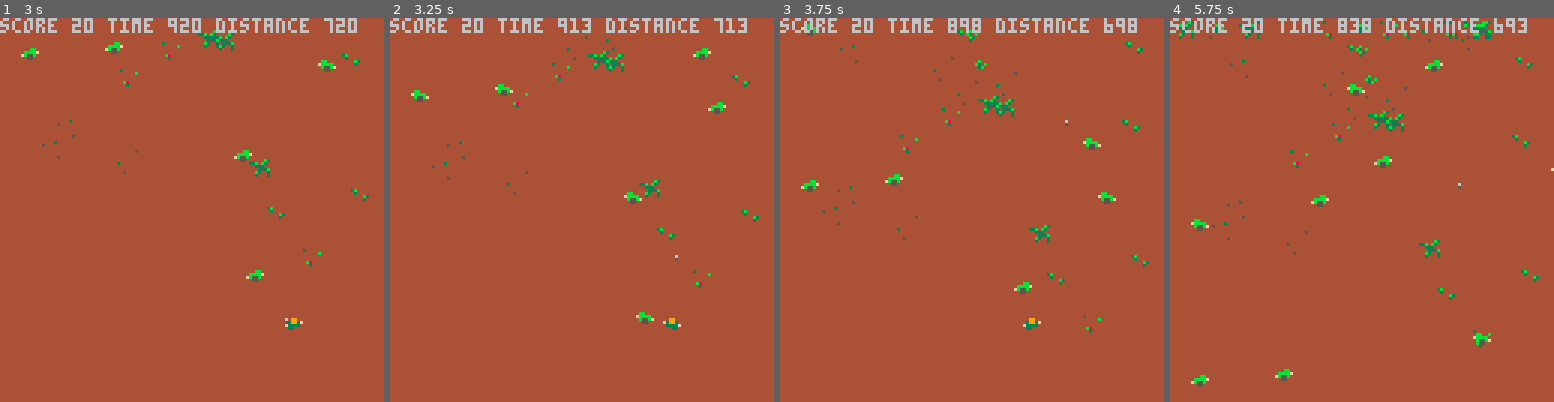
Above: before the commit, frames 1-4 (left to right).
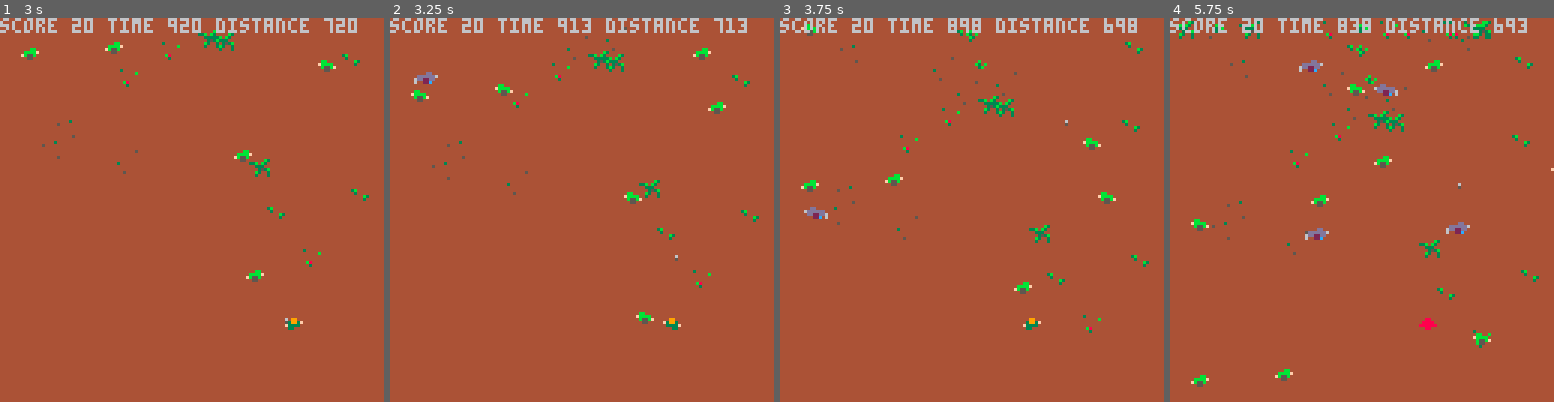
Above: after the commit, the same moments.

Repository: pond823/GetToTheChopper
Game: PICO-8 cartridge gettothechopper.p8
The game is run twice, just before and just after one commit, with the same random seed, the same clock (stepped at 60 frames per second) and the same inputs.
Inputs:
- Up to frame 1 (3 s): tap X (X key) at 0.33, 1.07, 1.85, 2.97 s; hold Right 1.6-2.1 s; hold Right from 2.47 s (still down)
- Up to frame 2 (3.25 s): release Right at 3.03 s; hold Left from 3.08 s (still down)
- Up to frame 3 (3.75 s): release Left at 3.58 s
- Up to frame 4 (5.75 s): hold Right 4.02-4.68 s; tap X (X key) at 4.08, 5.2 s; hold Left 5.08-5.68 s

Frame 1 is identical in both runs. In frame 2, 0.1% of the frame differs, in the area x 6-13%, y 14-18%; in frame 3, 0.1%; in frame 4, 0.6%, in the area x 33-79%, y 10-82%.

Commit message:
Predators added, delete bad guys from sprite list

Diff:
--- a/gettothechopper.p8
+++ b/gettothechopper.p8
@@ -19,6 +19,7 @@
 bullets = {}
 terrain = {}
 bad_guys = {}
+predators = {}
 
 function _init()
 
@@ -56,6 +57,7 @@
   foreach(bullets, update_bullet)
   foreach(terrain, scroll_terrain)
   foreach(bad_guys, scroll_bad_guy)
+  foreach(predators, scroll_predator)
 
   knock_down_check()
   bullets_collide()
@@ -70,6 +72,7 @@
 
   add_random_terrain()
   add_random_bad_guy()
+  add_random_predator()
 end
 
 function update_bullet(bullet)
@@ -81,7 +84,7 @@
 function shoot_gun()
   bullet = new_sprite(player.sprite.x, player.sprite.y,1,{16, 16},1,0,0,1,2)
   add(bullets,bullet)
-  log("Shoot_gun "..count(bullets).."-"..bullet.x.."/"..bullet.y)
+  log("shoot_gun "..count(bullets).."-"..bullet.x.."/"..bullet.y)
 end
 
 function add_random_terrain()
@@ -96,22 +99,42 @@
 
 function scroll_terrain(item)
   item.y+=game.scroll
-  if (item.y >128) del(terrain,item)
+  if (item.y >128) then
+    del(terrain,item)
+    del(sprites,item)
+  end
 end
 
 function add_random_bad_guy()
   type = flr(rnd(15))
-
   if (type == 1) then
     b = new_sprite(flr(rnd(128)),0,5,{3,4},1,0,0, 6, 4)
     add(bad_guys,b)
-
   end
 end
 
 function scroll_bad_guy(item)
   item.y+=game.scroll+1
-  if (item.y >128) del(bad_guys,item)
+  if (item.y >128) then
+    del(bad_guys,item)
+    del(sprites,item)
+  end
+end
+
+function add_random_predator()
+  type = flr(rnd(40))
+  if (type == 1) then
+    p = new_sprite(flr(rnd(128)),0,5,{32,33},1,0,0, 8, 4)
+    add(predators,p)
+  end
+end
+
+function scroll_predator(item)
+  item.y+=game.scroll+2
+  if (item.y >128) then
+    del(predators,item)
+    del(sprites,item)
+  end
 end
 
 function bullets_collide()
@@ -142,6 +165,16 @@
           game.get_up_timer = 30
           del(sprites,player.sprite)
           player.sprite = new_sprite(player.sprite.x,100,5,{5,6},1,0,0,6,4)
+        end
+      end
+    end
+  for _,predator in pairs(predators) do
+    if (player.sprite != nil and predator != nil) then
+      if (collison(player.sprite, predator)) then
+          game.scroll = 0
+          game.get_up_timer = 40
+          del(sprites,player.sprite)
+          player.sprite = new_sprite(player.sprite.x,100,3,{5,6},1,0,0,6,4)
         end
       end
     end
@@ -268,26 +301,26 @@
 
 
 __gfx__
-0000000000990000009900000bb00000000bb0000099000000000000000000000000000000000000000000000000000000000000000000000000000000000000
-0000000003993f00f3993000fbbbb0000bbbbf000399300000000000000000000000000000000000000000000000000000000000000000000000000000000000
-00700700f333300003333f000b55bf00fb55b000f3333f0000000000000000000000000000000000000000000000000000000000000000000000000000000000
-00077000033000000003300000550000005500000033000000000000000000000000000000000000000000000000000000000000000000000000000000000000
+0000000000990000009900000bb00000000bb0000099000000880000000000000000000000000000000000000000000000000000000000000000000000000000
+0000000003993f00f3993000fbbbb0000bbbbf000399300008888000000000000000000000000000000000000000000000000000000000000000000000000000
+00700700f333300003333f000b55bf00fb55b000f3333f0088888800000000000000000000000000000000000000000000000000000000000000000000000000
+00077000033000000003300000550000005500000033000000880000000000000000000000000000000000000000000000000000000000000000000000000000
 00077000000000000000000000000000000000000000000000000000000000000000000000000000000000000000000000000000000000000000000000000000
 00700700000000000000000000000000000000000000000000000000000000000000000000000000000000000000000000000000000000000000000000000000
 00000000000000000000000000000000000000000000000000000000000000000000000000000000000000000000000000000000000000000000000000000000
 00000000000000000000000000000000000000000000000000000000000000000000000000000000000000000000000000000000000000000000000000000000
 60000000000000000000000000000000000000000000000000000000000000000000000000000000000000000000000000000000000000000000000000000000
 50000000000000000000000000000000000000000000000000000000000000000000000000000000000000000000000000000000000000000000000000000000
-00000000000000000000000000000000000000000000000000000000000000000000000000000000000000000000000000000000000000000000000000000000
-00000000000000000000000000000000000000000000000000000000000000000000000000000000000000000000000000000000000000000000000000000000
-00000000000000000000000000000000000000000000000000000000000000000000000000000000000000000000000000000000000000000000000000000000
-00000000000000000000000000000000000000000000000000000000000000000000000000000000000000000000000000000000000000000000000000000000
-00000000000000000000000000000000000000000000000000000000000000000000000000000000000000000000000000000000000000000000000000000000
-00000000000000000000000000000000000000000000000000000000000000000000000000000000000000000000000000000000000000000000000000000000
-00000000000000000000000000000000000000000000000000000000000000000000000000000000000000000000000000000000000000000000000000000000
-00000000000000000000000000000000000000000000000000000000000000000000000000000000000000000000000000000000000000000000000000000000
-00000000000000000000000000000000000000000000000000000000000000000000000000000000000000000000000000000000000000000000000000000000
-00000000000000000000000000000000000000000000000000000000000000000000000000000000000000000000000000000000000000000000000000000000
+00000000000c00000000000000000000000000000000000000000000000000000000000000000000000000000000000000000000000000000000000000000000
+00000000000c00000000000000000000000000000000000000000000000000000000000000000000000000000000000000000000000000000000000000000000
+00000000000200000000000000000000000000000000000000000000000000000000000000000000000000000000000000000000000000000000000000000000
+00000000000000000000000000000000000000000000000000000000000000000000000000000000000000000000000000000000000000000000000000000000
+00000000000000000000000000000000000000000000000000000000000000000000000000000000000000000000000000000000000000000000000000000000
+00000000000000000000000000000000000000000000000000000000000000000000000000000000000000000000000000000000000000000000000000000000
+00dd00000000dd000000000000000000000000000000000000000000000000000000000000000000000000000000000000000000000000000000000000000000
+6dddddd00dddddd60dddddd600000000000000000000000000000000000000000000000000000000000000000000000000000000000000000000000000000000
+0dd22dd66dd22dd06dd22dd600000000000000000000000000000000000000000000000000000000000000000000000000000000000000000000000000000000
+00022c0660022c0060022c0000000000000000000000000000000000000000000000000000000000000000000000000000000000000000000000000000000000
 00000000000000000000000000000000000000000000000000000000000000000000000000000000000000000000000000000000000000000000000000000000
 00000000000000000000000000000000000000000000000000000000000000000000000000000000000000000000000000000000000000000000000000000000
 00000000000000000000000000000000000000000000000000000000000000000000000000000000000000000000000000000000000000000000000000000000
